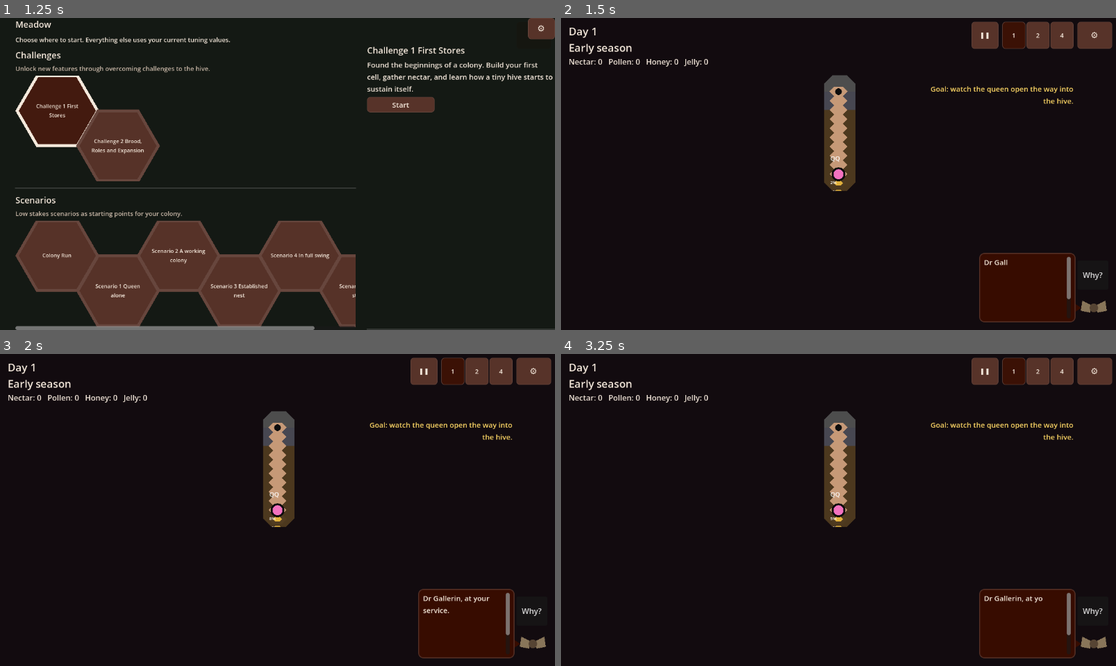
Above: before the commit, frames 1-4 (two rows, left to right).
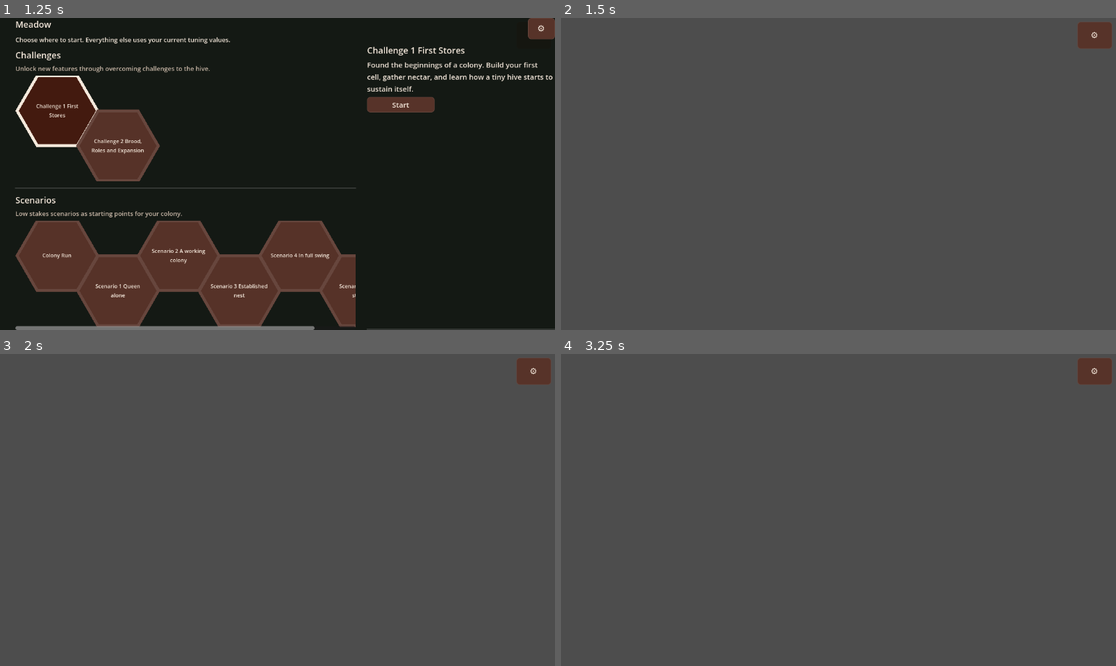
Above: after the commit, the same moments.

Repository: wonderburg7/meadow
Game: Godot game, scene res://scenes/Main.tscn
Same seed, same stepped clock (60 frames per second), same inputs: the game is played once before the commit and once after it.
Inputs (mouse positions are in pixels of both pictures, inside the frame that each line leads up to):
- Up to frame 1 (1.25 s): click (55, 111) at 0.52 s
- Up to frame 2 (1.5 s): click "Start" at 1.25 s
- Up to frame 3 (2 s): no input
- Up to frame 4 (3.25 s): click "⚙" at 2 s; click "Restart Run" at 2.75 s

Frame 1 is identical in both runs. In frame 2, 99% of the frame differs, in the area x 0-100%, y 0-100%; in frame 3, 99%; in frame 4, 99%.
Error after the commit: Parse Error: Identifier "Skills" not declared in the current scope. (res://scripts/orders_zones.gd:299)

Commit message:
Gate-gyne-rearing-and-royal-jelly

Diff:
--- a/scripts/actions.gd
+++ b/scripts/actions.gd
@@ -52,12 +52,12 @@
 	{
 		"id": "nurse_store_jelly", "label": "Store royal jelly", "roles": [Roles.NURSE],
 		"band": 1, "modes": ["jelly", "both"], "find": "jelly_storage_cell",
-		"feature": "", "skill": "", "gate_key": "", "config_flag": "", "season": "",
+		"feature": "", "skill": "skill.brood.royal_jelly", "gate_key": "", "config_flag": "", "season": "",
 	},
 	{
 		"id": "nurse_make_jelly", "label": "Make royal jelly", "roles": [Roles.NURSE],
 		"band": 2, "modes": ["jelly", "both"], "find": "can_make_jelly",
-		"feature": "", "skill": "", "gate_key": "", "config_flag": "", "season": "",
+		"feature": "", "skill": "skill.brood.royal_jelly", "gate_key": "", "config_flag": "", "season": "",
 	},
 
 	# Maintenance outranks stocking and building. A Stocking comb worker clears
--- a/scripts/orders_zones.gd
+++ b/scripts/orders_zones.gd
@@ -296,11 +296,18 @@
 	cell.bump_display_epoch()
 
 func _on_cell_gyne_requested(anchor: Node2D, as_gyne: bool) -> void:
+	if as_gyne and Session.progression != null and not Session.progression.is_owned(Skills.GYNE_REARING):
+		_warn_gyne_rearing_required()
+		return
 	for cell in _cells_to_act_on(anchor):
 		cell.hatch_gyne = as_gyne
 		cell.bump_display_epoch()
 		if as_gyne and cell.designated_type != "brood":
 			_designate_one(cell, "brood")
+
+
+func _warn_gyne_rearing_required() -> void:
+	main.hud.show_warning("Buy Gyne rearing before marking a cell to raise a gyne.", "gyne_rearing_required", 2.0)
 
 func _on_cell_keep_empty_requested(anchor: Node2D, keep_empty: bool) -> void:
 	for cell in _cells_to_act_on(anchor):
--- a/scripts/roles.gd
+++ b/scripts/roles.gd
@@ -77,7 +77,7 @@
 		"tip": "Keeps bees indoors feeding the brood.\n\nLarvae do not develop on their own: a nurse collects pollen and eith …(202 unchanged characters)…
 		"modes": [
 			{"key": "feed", "label": "Feeding", "tip": "Carry pollen and nectar or honey to the larvae. Without this nothing in the comb develops at all."},
-			{"key": "jelly", "label": "Making jelly", "tip": "Eat pollen and honey and work them into royal jelly, which is the one thing a gyne larva cannot be raised without. Dead weight for a colony not raising any."},
+			{"key": "jelly", "skill": "skill.brood.royal_jelly", "label": "Making jelly", "tip": "Eat pollen and honey and work them into royal jelly, which is the one thing a gyne larva cannot be raised without. Dead weight for a colony not raising any."},
 			{"key": "both", "label": "Anything", "tip": "Take whichever of the two comes up, feeding first."},
 		],
 	},
--- a/scripts/run_availability.gd
+++ b/scripts/run_availability.gd
@@ -74,7 +74,7 @@
 		elif seeded.has(skill_id):
 			rows[skill_id] = {"source": SOURCE_START, "reason": REASON_SEEDED_ROLE}
 		# Owned at the start of any run but the Colony Run (T2-8b), like seeding.
-		elif skill_id == Skills.SHIVER_CLUSTER and str(run_definition.get("run_type", "")) != "colony":
+		elif skill_id in [Skills.SHIVER_CLUSTER, Skills.GYNE_REARING, Skills.ROYAL_JELLY_SKILL] and str(run_definition.get("run_type", "")) != "colony":
 			rows[skill_id] = {"source": SOURCE_START, "reason": REASON_RUN_GRANT}
 		elif Skills.is_cut(skill_id):
 			rows[skill_id] = {"source": SOURCE_UNAVAILABLE, "reason": REASON_CUT}
--- /dev/null
+++ b/test_scenarios/pp3_gyne_gate.json
@@ -0,0 +1,14 @@
+{
+  "cells": 10,
+  "nectar_foragers": 2,
+  "pollen_foragers": 1,
+  "nurses": 2,
+  "builders": 1,
+  "random_seed": 503,
+  "actions": [
+    {"do": "settle", "ticks": 1},
+    {"do": "assert", "condition": {"skill_owned": "skill.brood.gyne_rearing", "owned": true}},
+    {"do": "assert", "condition": {"skill_owned": "skill.brood.royal_jelly", "owned": true}}
+  ],
+  "stop": {"when_actions_resolved": true, "max_days": 1}
+}
Not shown, changed: plans/now/pollination.md
Not shown, added: tests/test_pp3_gyne_gate.py
